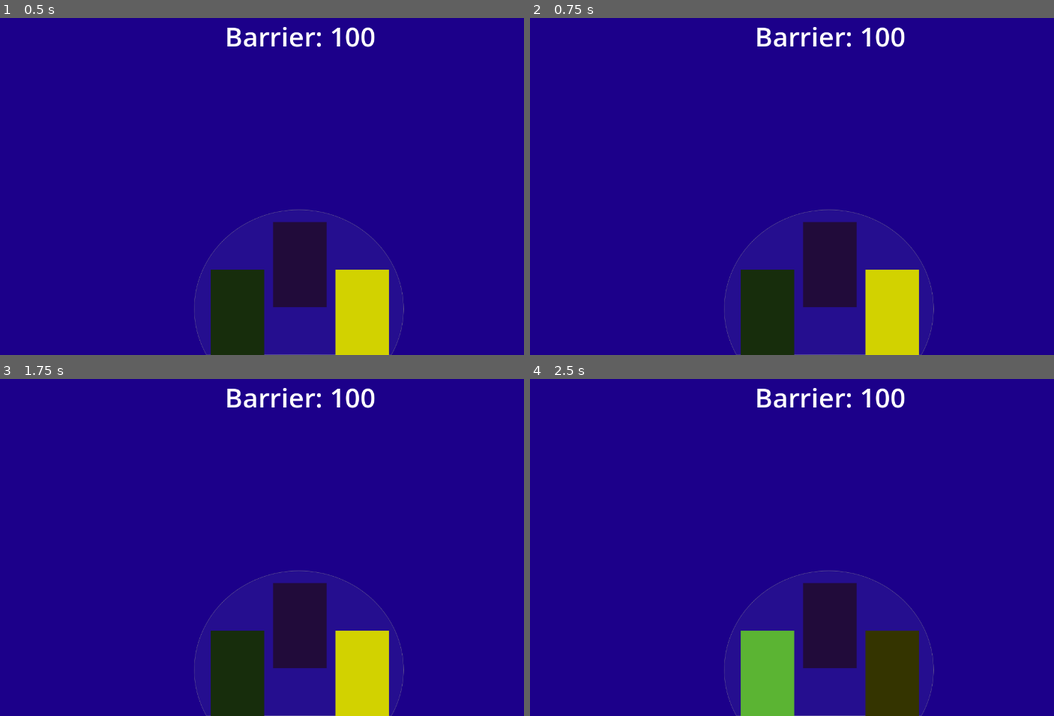
Above: before the commit, frames 1-4 (two rows, left to right).
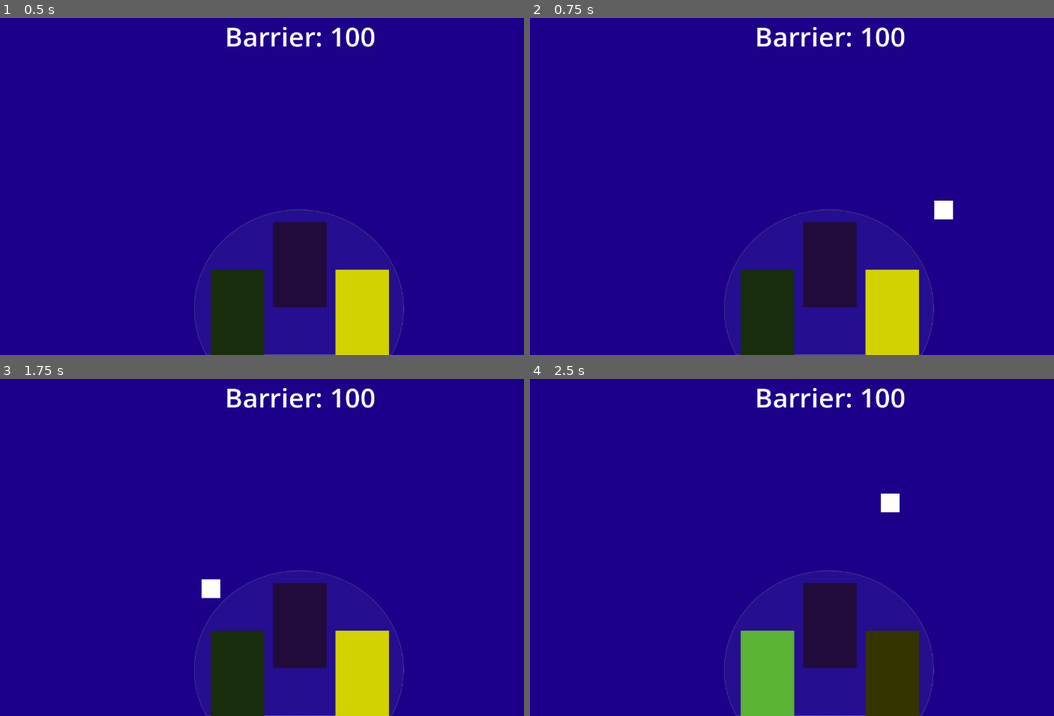
Above: after the commit, the same moments.

Repository: andersonbelli/DefendersOfProspera
Game: Godot game, scene res://scenes/main_scene.tscn
Same seed, same stepped clock (60 frames per second), same inputs: the game is played once before the commit and once after it.
Inputs (mouse positions are in pixels of both pictures, inside the frame that each line leads up to):
- Up to frame 1 (0.5 s): no input
- Up to frame 2 (0.75 s): tap Enter at 0.5 s; move the mouse to (959, 169) at 0.52 s; click (959, 169) at 0.6 s
- Up to frame 3 (1.75 s): tap Space at 1.25 s; move the mouse to (178, 564) at 1.27 s; tap 1 (change_to_engineer) at 1.35 s; click (178, 564) at 1.55 s
- Up to frame 4 (2.5 s): move the mouse to (891, 473) at 2.02 s; tap 3 (change_to_farmer) at 2.1 s; click (891, 473) at 2.3 s

Frame 1 is identical in both runs. In frame 2, 0.2% of the frame differs, in the area x 77-81%, y 54-60%; in frame 3, 0.2%; in frame 4, 0.2%.

Commit message:
Implementing enemy and bullet hit

Diff:
--- a/project.godot
+++ b/project.godot
@@ -43,6 +43,11 @@
 "events": [Object(InputEventKey,"resource_local_to_scene":false,"resource_name":"","device":-1,"window_id":0,"alt_pressed":false,"shift_pressed":false,"ctrl_pressed":false,"meta_pressed":false,"pressed":false,"keycode":0,"physical_keycode":51,"key_label":0,"unicode":51,"echo":false,"script":null)
 ]
 }
+attack={
+"deadzone": 0.5,
+"events": [Object(InputEventMouseButton,"resource_local_to_scene":false,"resource_name":"","device":-1,"window_id":0,"alt_pressed":false,"shift_pressed":false,"ctrl_pressed":false,"meta_pressed":false,"button_mask":1,"position":Vector2(87, 11),"global_position":Vector2(90, 43),"factor":1.0,"button_index":1,"canceled":false,"pressed":true,"double_click":false,"script":null)
+]
+}
 
 [layer_names]
 
@@ -50,10 +55,12 @@
 2d_render/layer_2="Barrier"
 2d_render/layer_3="Projectiles"
 2d_render/layer_4="Enemies"
+2d_render/layer_5="World"
 2d_physics/layer_1="Characters"
 2d_physics/layer_2="Barrier"
 2d_physics/layer_3="Projectiles"
 2d_physics/layer_4="Enemies"
+2d_physics/layer_5="World"
 
 [rendering]
 
--- a/scenes/character_enemy_bat.tscn
+++ b/scenes/character_enemy_bat.tscn
@@ -7,8 +7,8 @@
 size = Vector2(40, 40)
 
 [node name="CharacterEnemyBat" type="CharacterBody2D"]
-collision_layer = 8
-collision_mask = 10
+collision_layer = 12
+collision_mask = 14
 script = ExtResource("1_b2x2l")
 AreaBarrier = ExtResource("2_arisc")
 
@@ -26,9 +26,6 @@
 grow_vertical = 2
 color = Color(0.141176, 0.0980392, 0.0980392, 1)
 
-[node name="CollisionShape2D" type="CollisionShape2D" parent="."]
-shape = SubResource("RectangleShape2D_nb652")
-
 [node name="RayCastEnemyHit" type="RayCast2D" parent="."]
 position = Vector2(-18, 0)
 target_position = Vector2(38, 0)
@@ -39,4 +36,12 @@
 [node name="TimerHitCooldown" type="Timer" parent="."]
 wait_time = 1.5
 
+[node name="Area2D" type="Area2D" parent="."]
+collision_layer = 12
+collision_mask = 30
+
+[node name="CollisionShape2D" type="CollisionShape2D" parent="Area2D"]
+shape = SubResource("RectangleShape2D_nb652")
+
 [connection signal="timeout" from="TimerHitCooldown" to="." method="_on_timer_hit_cooldown_timeout"]
+[connection signal="body_entered" from="Area2D" to="." method="_on_area_2d_body_entered"]
--- a/scenes/character_engineer.tscn
+++ b/scenes/character_engineer.tscn
@@ -1,8 +1,13 @@
-[gd_scene format=3 uid="uid://dnchqt6bdbub"]
+[gd_scene load_steps=3 format=3 uid="uid://dnchqt6bdbub"]
+
+[ext_resource type="Script" path="res://scripts/character_engineer.gd" id="1_owt66"]
+[ext_resource type="PackedScene" uid="uid://bmyynpv7jflmv" path="res://scenes/rigid_body_bullet.tscn" id="2_cdanc"]
 
 [node name="CharacterEngineer" type="CharacterBody2D"]
 visibility_layer = 8
 scale = Vector2(0.25, 0.25)
+script = ExtResource("1_owt66")
+Bullet = ExtResource("2_cdanc")
 
 [node name="ColorRect" type="ColorRect" parent="."]
 anchors_preset = 8
--- a/scenes/main_scene.tscn
+++ b/scenes/main_scene.tscn
@@ -1,13 +1,23 @@
-[gd_scene load_steps=5 format=3 uid="uid://23icyprm7xtk"]
+[gd_scene load_steps=6 format=3 uid="uid://23icyprm7xtk"]
 
 [ext_resource type="Script" path="res://scripts/main_scene.gd" id="1_46110"]
 [ext_resource type="PackedScene" uid="uid://djql07clsuycf" path="res://scenes/area_barrier.tscn" id="1_qfxj0"]
 [ext_resource type="PackedScene" uid="uid://wyehcnibcwfo" path="res://scenes/character_enemy_bat.tscn" id="2_0b7nw"]
 [ext_resource type="PackedScene" uid="uid://cxqyxieu1ybkl" path="res://scenes/characters_scene.tscn" id="6_ekbvq"]
 
+[sub_resource type="WorldBoundaryShape2D" id="WorldBoundaryShape2D_hpcmk"]
+
 [node name="MainScene" type="CanvasLayer"]
 script = ExtResource("1_46110")
 CharacterEnemyBat = ExtResource("2_0b7nw")
+
+[node name="StaticBody2D" type="StaticBody2D" parent="."]
+collision_layer = 16
+collision_mask = 15
+
+[node name="CollisionShape2D" type="CollisionShape2D" parent="StaticBody2D"]
+position = Vector2(640, 720)
+shape = SubResource("WorldBoundaryShape2D_hpcmk")
 
 [node name="ColorRect" type="ColorRect" parent="."]
 anchors_preset = 15
@@ -21,8 +31,8 @@
 anchors_preset = 5
 anchor_left = 0.5
 anchor_right = 0.5
-offset_left = -113.0
-offset_right = 113.0
+offset_left = -145.0
+offset_right = 145.0
 offset_bottom = 78.0
 grow_horizontal = 2
 size_flags_horizontal = 4
--- /dev/null
+++ b/scenes/rigid_body_bullet.tscn
@@ -0,0 +1,30 @@
+[gd_scene load_steps=3 format=3 uid="uid://bmyynpv7jflmv"]
+
+[ext_resource type="Script" path="res://scripts/rigid_body_munition.gd" id="1_25yjj"]
+
+[sub_resource type="RectangleShape2D" id="RectangleShape2D_vccp5"]
+size = Vector2(40, 40)
+
+[node name="RigidBodyBullet" type="RigidBody2D"]
+collision_layer = 4
+collision_mask = 8
+linear_damp_mode = 1
+script = ExtResource("1_25yjj")
+
+[node name="ColorRect" type="ColorRect" parent="."]
+anchors_preset = 8
+anchor_left = 0.5
+anchor_top = 0.5
+anchor_right = 0.5
+anchor_bottom = 0.5
+offset_left = -20.0
+offset_top = -20.0
+offset_right = 20.0
+offset_bottom = 20.0
+grow_horizontal = 2
+grow_vertical = 2
+
+[node name="CollisionShape2D" type="CollisionShape2D" parent="."]
+shape = SubResource("RectangleShape2D_vccp5")
+
+[connection signal="body_entered" from="." to="." method="_on_body_entered"]
--- a/scripts/area_barrier.gd
+++ b/scripts/area_barrier.gd
@@ -1,6 +1,4 @@
 extends Area2D
-
-signal on_hit
 
 var barrier_health = 100
 
--- a/scripts/character_enemy_bat.gd
+++ b/scripts/character_enemy_bat.gd
@@ -13,10 +13,9 @@
 	strengh = enemy_strengh
 
 func _process(delta):
-	#if timer_hit_cooldown.is_stopped():
-		#print("strengh " + str(enemy_strengh))
-		#enemy_strengh = 0
-		#timer_hit_cooldown.start()
+	if enemy_health <= 0:
+		print("tchau :")
+		queue_free()
 
 	if not ray_cast_enemy_hit.is_colliding():
 		velocity.x = enemy_velocity
@@ -30,3 +29,11 @@
 	enemy_strengh = strengh
 	print("HIT")
 	timer_hit_cooldown.stop()
+
+func _on_area_2d_body_entered(body):
+	if body is BulletClass:
+		enemy_health -= body.bullet_damage
+		body.on_hit(self, position)
+		print(enemy_health)
+	else:
+		print(body.name)
--- /dev/null
+++ b/scripts/character_engineer.gd
@@ -0,0 +1,24 @@
+extends CharacterBody2D
+
+@export var Bullet: PackedScene
+
+func _process(delta):
+	var mouse_position = get_viewport().get_mouse_position()
+
+	if Input.is_action_just_pressed("attack"):
+		attack(mouse_position)
+
+func attack(mouse_position):
+	var bullet: RigidBody2D = Bullet.instantiate()
+
+	bullet.position = position
+	bullet.rotation_degrees = global_rotation
+
+	var direction = global_position.direction_to(mouse_position)
+	var impulse = direction * 100
+
+	bullet.linear_velocity = impulse * 25
+	bullet.add_constant_central_force(impulse)
+	#bullet.apply_impulse(Vector2(100, 0).rotated(rotation))
+
+	get_parent().add_child(bullet)
--- a/scripts/enemy_base_class.gd
+++ b/scripts/enemy_base_class.gd
@@ -10,3 +10,4 @@
 
 var enemy_velocity := 10
 var enemy_strengh := 8
+var enemy_health := 5
--- /dev/null
+++ b/scripts/rigid_body_munition.gd
@@ -0,0 +1,14 @@
+extends RigidBody2D
+
+class_name BulletClass
+
+var bullet_damage := 1
+
+func on_hit(enemy: EnemyBaseClass, hit_position):
+	call_deferred("reparent", enemy)
+	call_deferred("set_freeze_enabled", true)
+
+	linear_velocity = linear_velocity / 2000
+	constant_force =  constant_force / 1000
+
+	queue_free()
